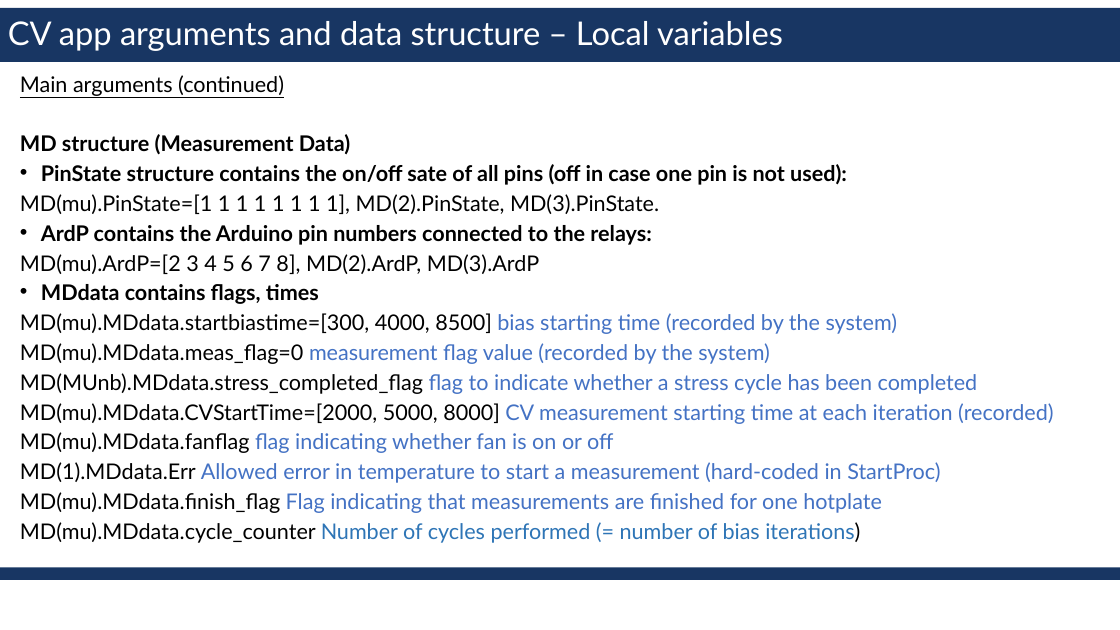
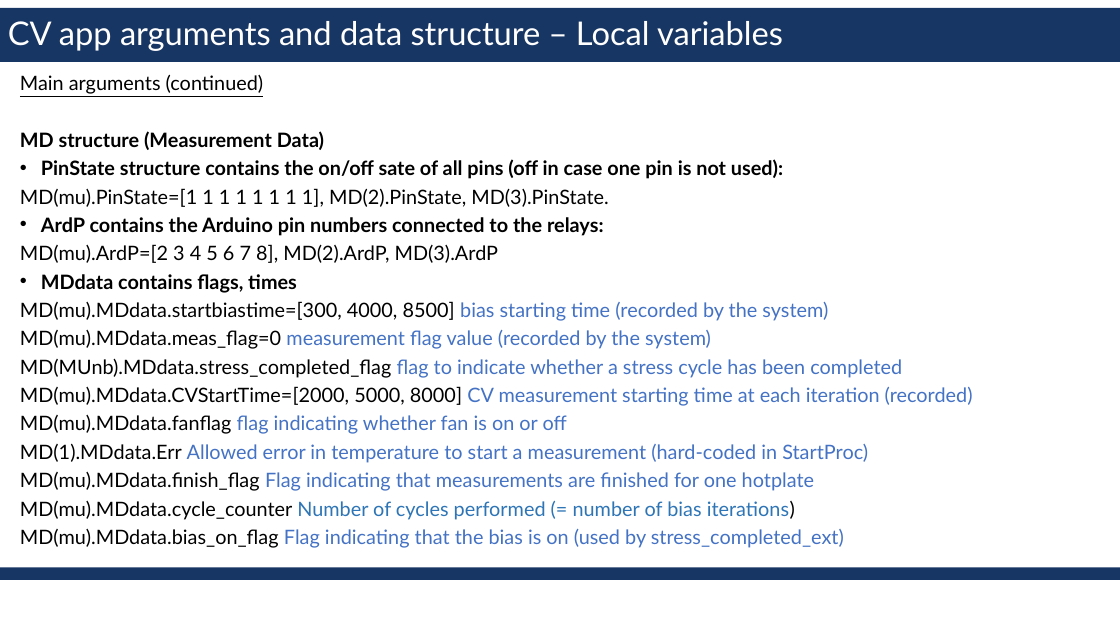
Before and after one commit to erickmartinez/matlabcvapp, a slide deck: slide 6 of AAA_CV_setup_app_design.pptx. Drawn at 1120x630 pixels with LibreOffice and Linux fonts; fonts in the diff are those of the drawing; background and template pictures are left out. Boxes give left, top, right and bottom in pixels: in the first picture for what was removed or moved away, otherwise in the second. Text is boxed around its words. In the diff, an @@ line names an element or a change of style, - is before the commit and + after.

```diff
--- a/AAA_CV_setup_app_design.pptx
+++ b/AAA_CV_setup_app_design.pptx
@@ text at [20,75,973,520]: size 18.5 to 17 pt @@
@@ text at [20,529,844,548]: paragraph added @@
+MD(mu).MDdata.bias_on_flag Flag indicating that the bias is on (used by stress_completed_ext)
```
Also in this commit, not shown: 22 other files.
